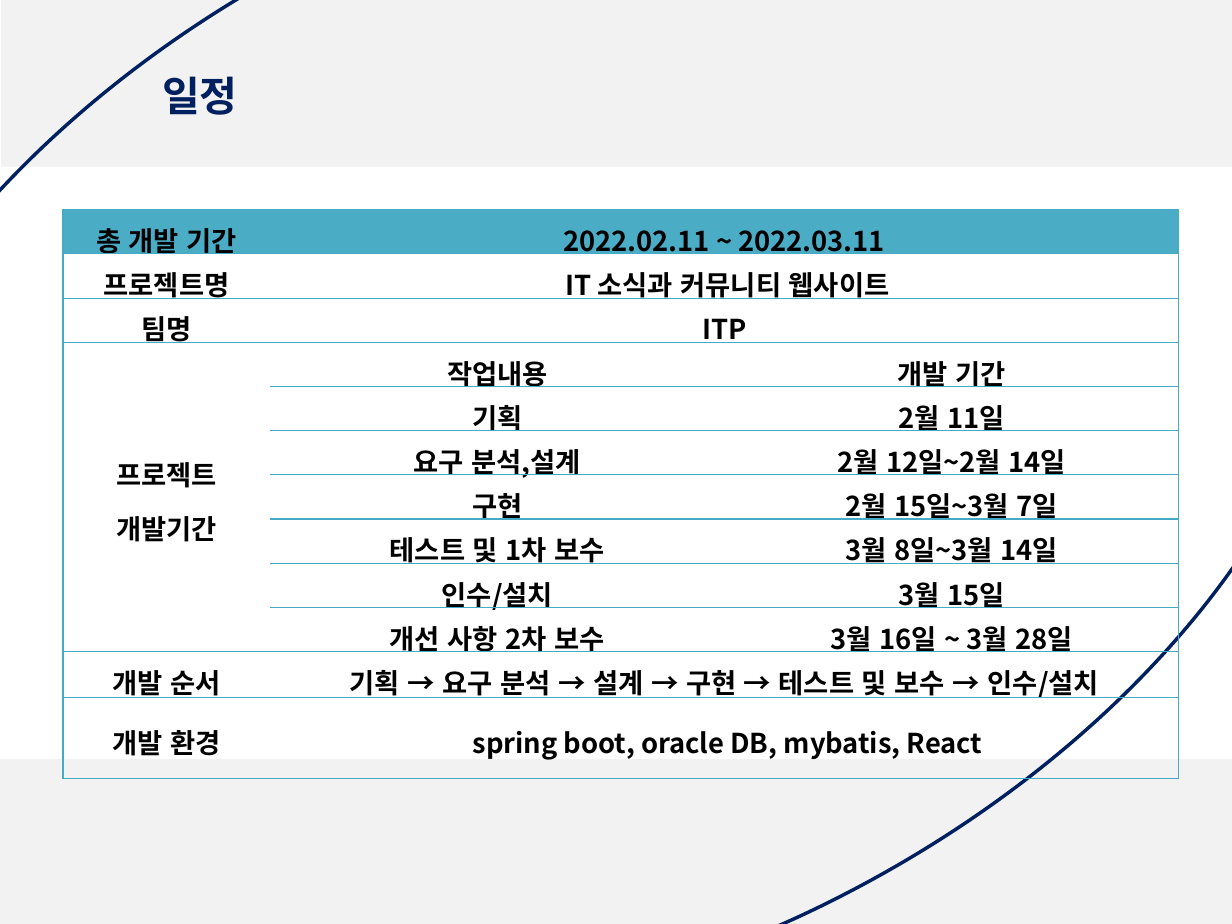
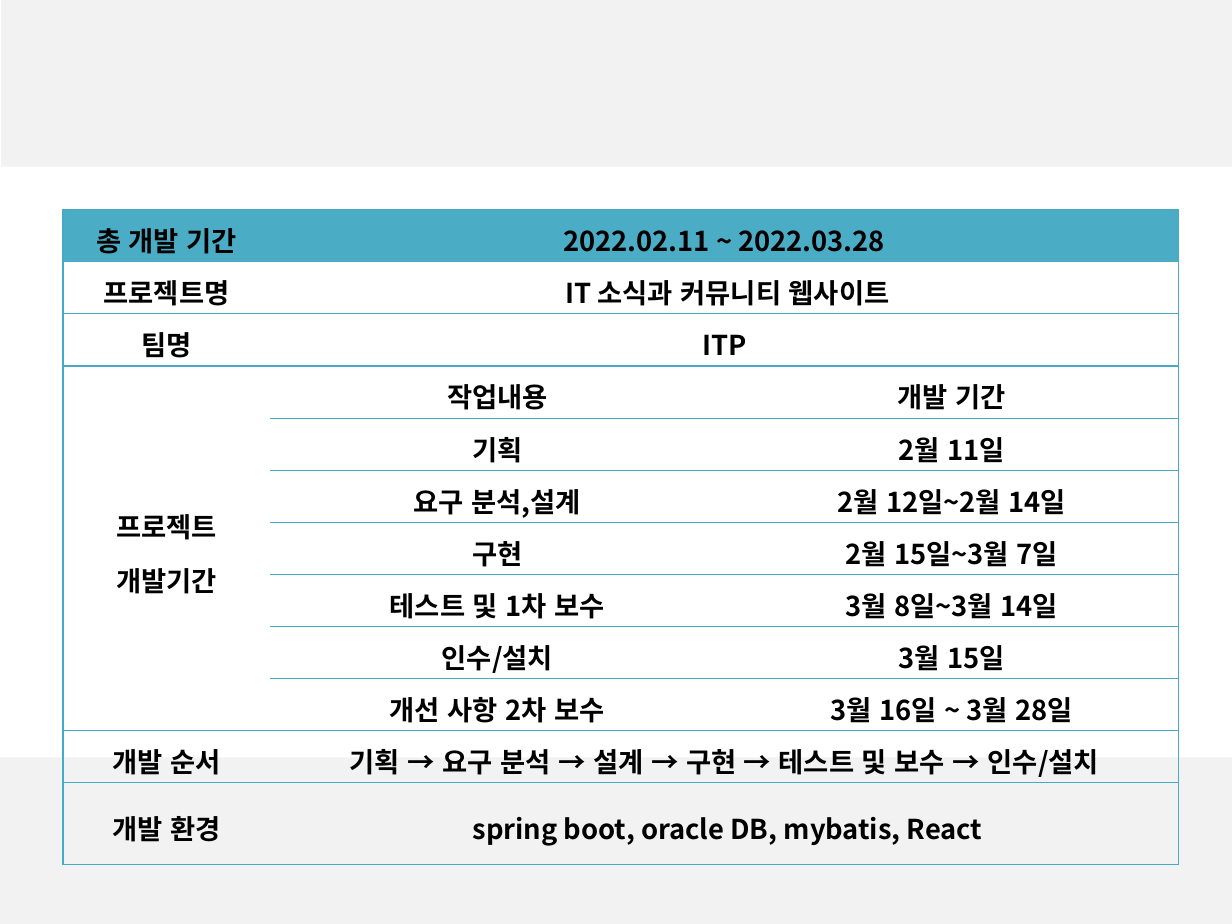
Before and after one commit to yeajinlee/ITP-team, a slide deck: slide 11 of multi_final/문서/3차 5조 2-15일 발표 자료(최종)/final_project_03.15 발표.pptx. Drawn at 1232x924 pixels with LibreOffice and Linux fonts; fonts in the diff are those of the drawing. Boxes give left, top, right and bottom in pixels: in the first picture for what was removed or moved away, otherwise in the second. Text is boxed around its words. In the diff, an @@ line names an element or a change of style, - is before the commit and + after.

```diff
--- a/multi_final/문서/3차 5조 2-15일 발표 자료(최종)/final_project_03.15 발표.pptx
+++ b/multi_final/문서/3차 5조 2-15일 발표 자료(최종)/final_project_03.15 발표.pptx
@@ teardrop removed at (x1=0, y1=0, x2=1232, y2=924) @@
@@ text removed at (x1=162, y1=76, x2=238, y2=115) @@
-일정
@@ table at (x1=63, y1=209, x2=1179, y2=850) @@
-row 1, column 2: 2022.02.11 ~ 2022.03.11
+row 1, column 2: 2022.02.11 ~ 2022.03.28
```
Also in this commit, not shown: 4 other slides changed, 15 other files.
